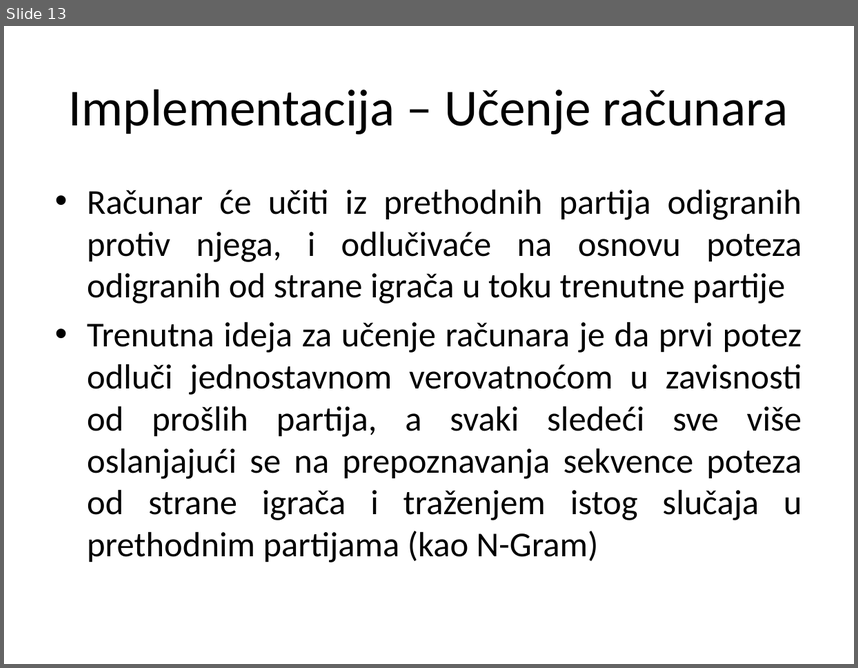
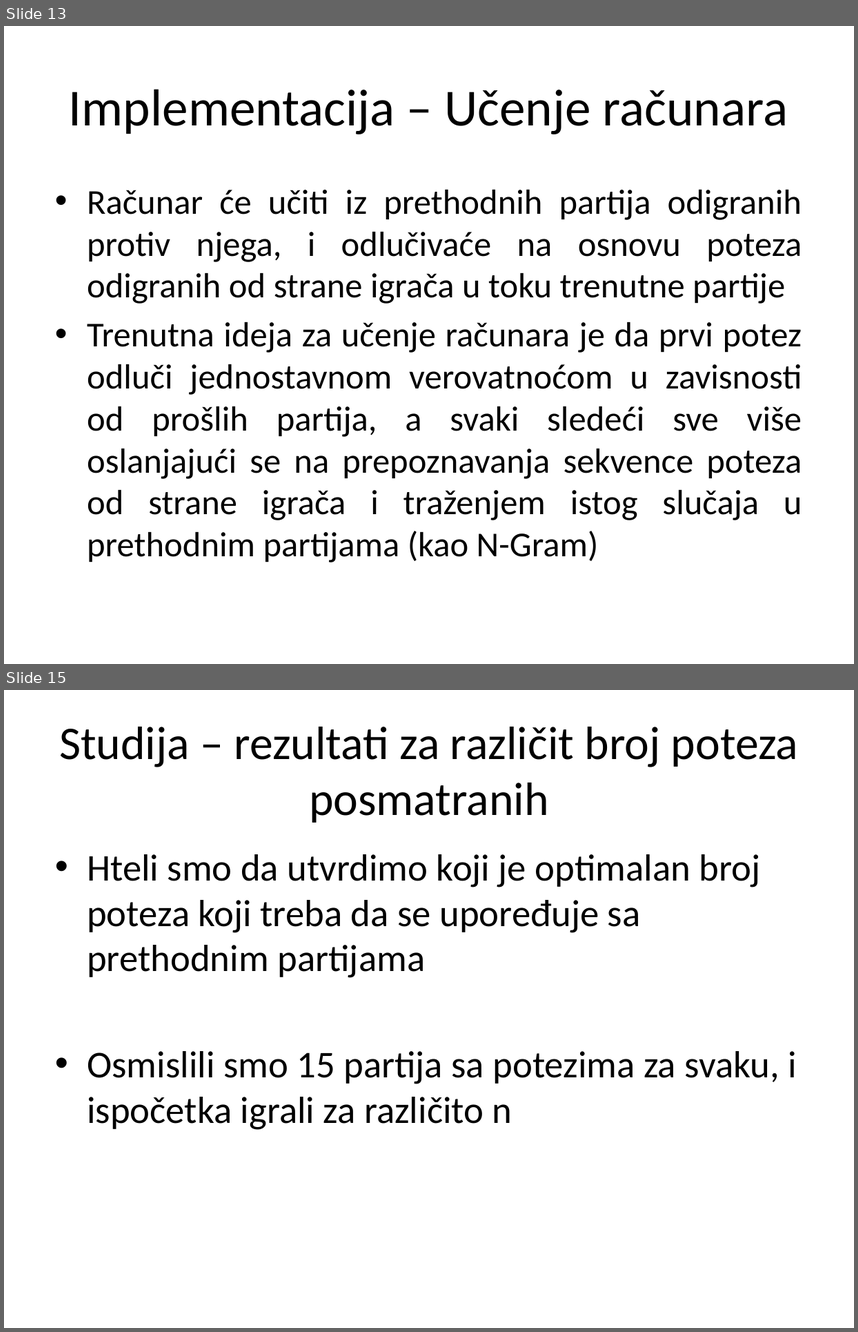
Before and after one commit to AndrejMiletic/SC2015-2016, a slide deck: AI in games.pptx. Shown one above the other, each under a label of ours: slide 13 before the commit, slides 13 and 15 after it; the slides between them are not shown. The pictures are 858x668 and 858x1332 pixels, drawn with LibreOffice and Linux fonts; fonts in the diff are those of the drawing. Boxes give left, top, right and bottom in pixels: in the first picture for what was removed or moved away, otherwise in the second. Text is boxed around its words. In the diff, an @@ line names an element or a change of style, - is before the commit and + after.

Commit message:
Studija i prezentacija
Neki opis

```diff
--- a/AI in games.pptx
+++ b/AI in games.pptx
@@ slide 15 added at box(4, 690, 854, 1328), background #FFFFFF @@
@@ title added at box(59, 727, 798, 822), 39.6 pt, text #000000 @@
+Studija – rezultati za različit broj poteza posmatranih
@@ text added at box(87, 854, 797, 1130), 32 pt, text #000000 @@
+• Hteli smo da utvrdimo koji je optimalan broj poteza koji treba da se upoređuje sa prethodnim partijama
+• Osmislili smo 15 partija sa potezima za svaku, i ispočetka igrali za različito n
```
Also in this commit, not shown: 3 other slides added, 4 other files.
